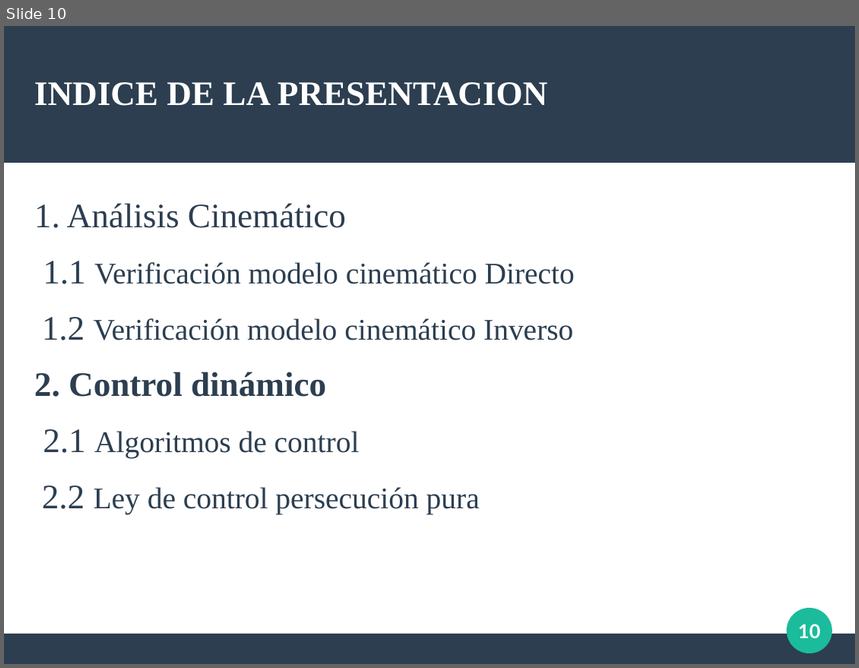
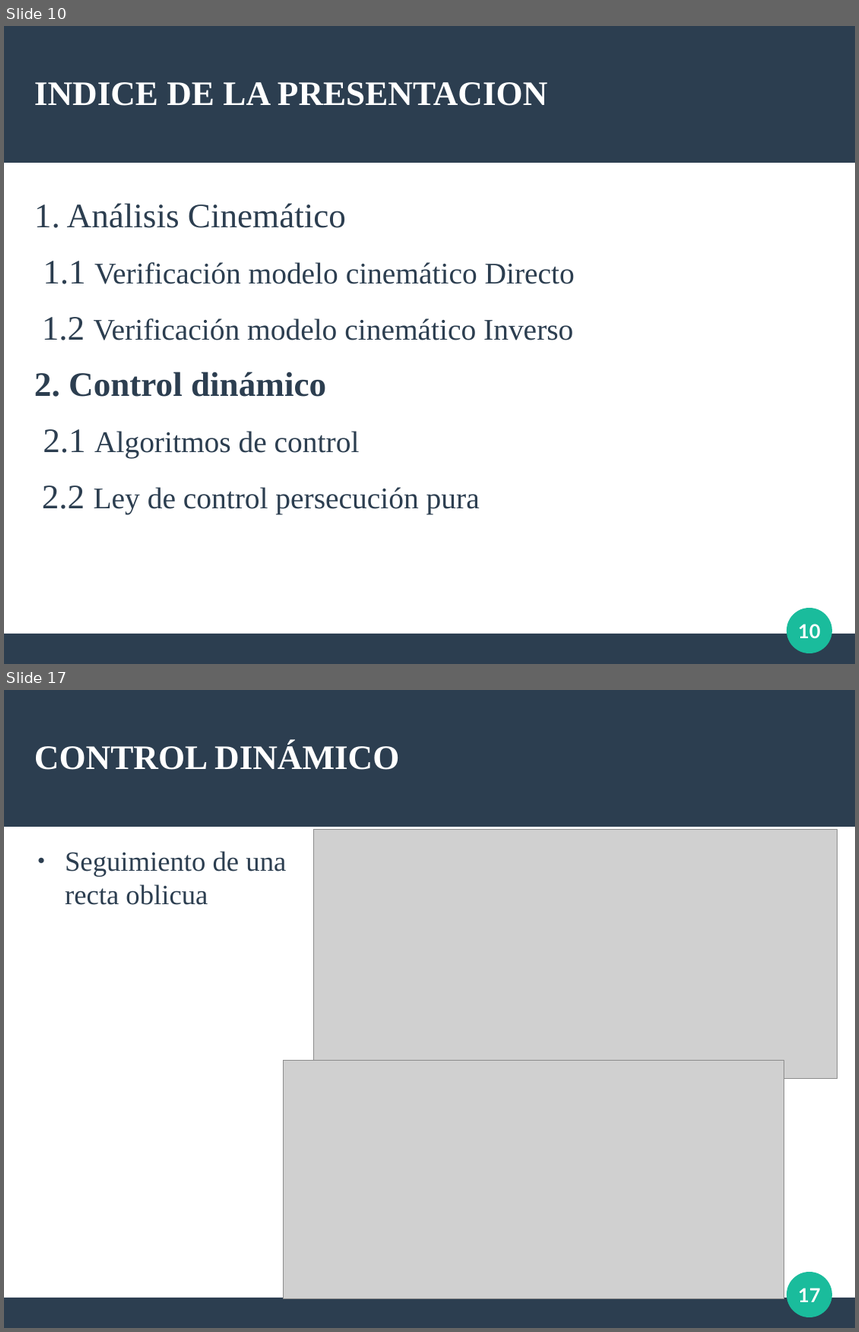
Before and after one commit to Arrivederccimamasita/Synchro_Drive_CyPR, a slide deck: Presentacion_defensa/defensa.odp. Shown one above the other, each under a label of ours: slide 10 before the commit, slides 10 and 17 after it; the slides between them are not shown. The pictures are 859x668 and 859x1332 pixels, drawn with LibreOffice and Linux fonts; fonts in the diff are those of the drawing; grey boxes stand for pictures. Boxes give left, top, right and bottom in pixels: in the first picture for what was removed or moved away, otherwise in the second. Text is boxed around its words. In the diff, an @@ line names an element or a change of style, - is before the commit and + after.

```diff
--- a/Presentacion_defensa/defensa.odp
+++ b/Presentacion_defensa/defensa.odp
@@ slide 17 added at [4,690,855,1328], background #FFFFFF; not listed: 3 template elements that a slide beside it also shows @@
@@ title added at [34,743,399,770], 32 pt, text #FFFFFF, bold @@
+CONTROL DINÁMICO
@@ picture added at [315,830,838,1079] @@
@@ text added at [65,851,286,905], 26 pt, text #2C3E50 @@
+● Seguimiento de una
+recta oblicua
@@ picture added at [284,1060,784,1299] @@
@@ page number added at [798,1288,820,1303], 18 pt, text #FFFFFF, bold @@
+17
```
Also in this commit, not shown: 18 slides changed, 4 other slides added, 4 slides removed, 8 other files.
